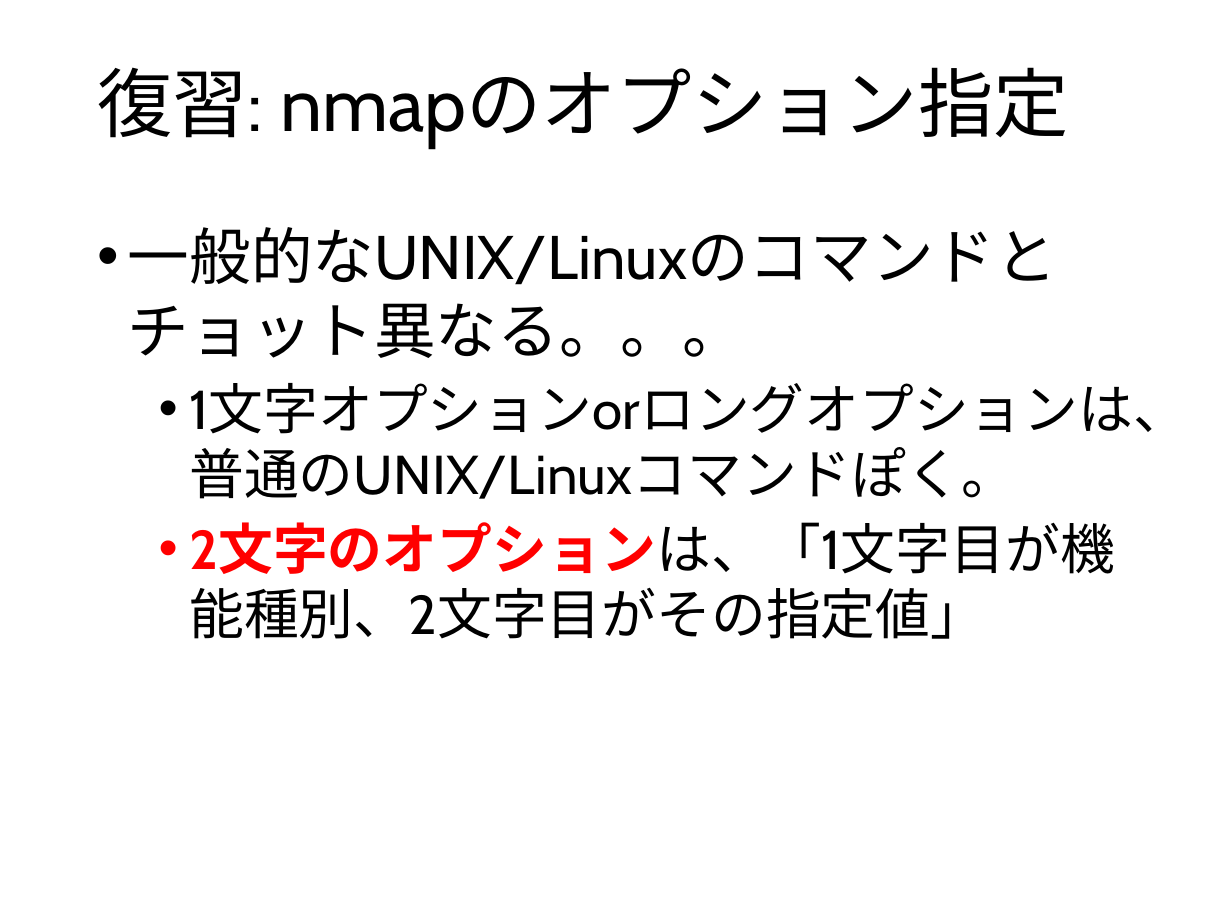
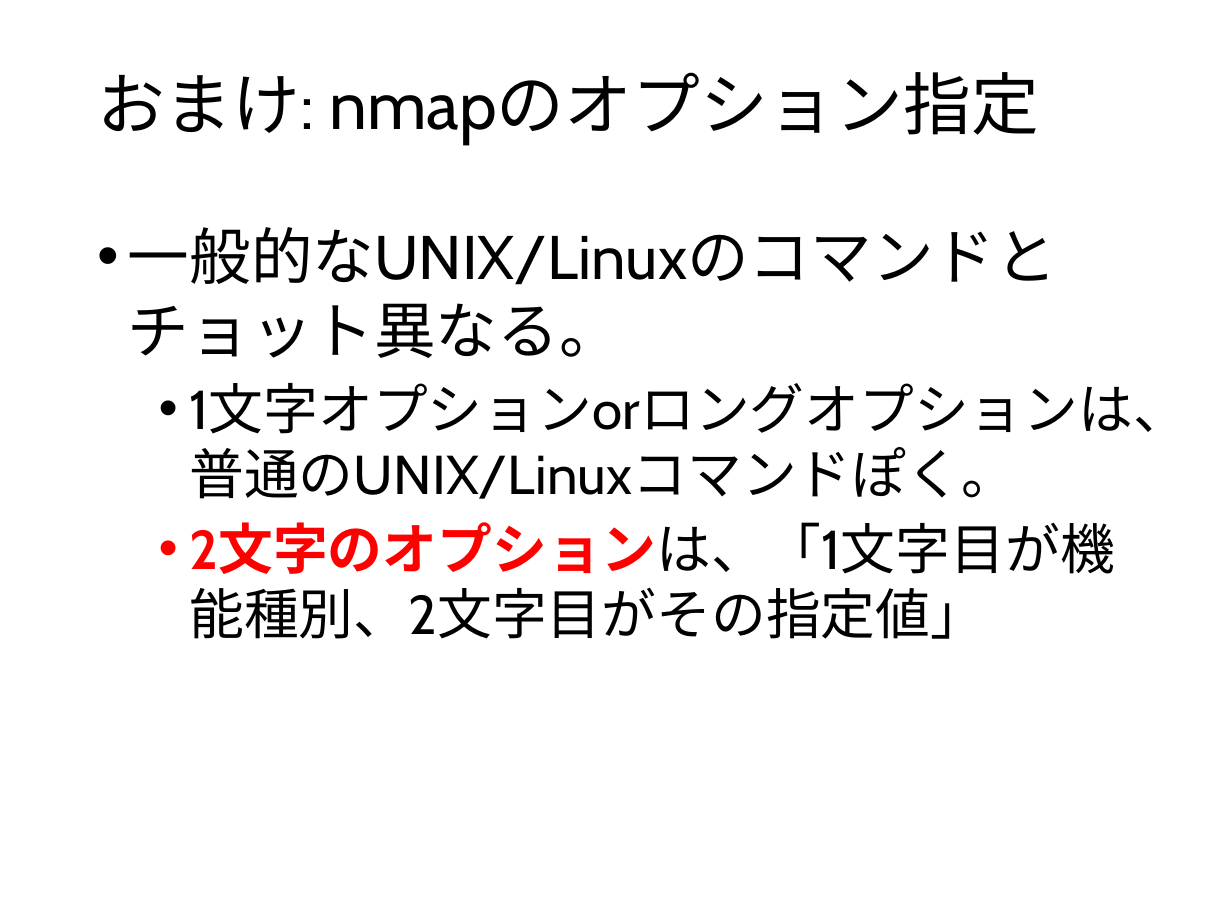
Before and after one commit to ozuma/sumida_sec, a slide deck: slide 9 of 2015-no.2/ppt/00_ozuma.pptx (slide 6 before the commit). Drawn at 1232x924 pixels with LibreOffice and Linux fonts; fonts in the diff are those of the drawing. Boxes give left, top, right and bottom in pixels: in the first picture for what was removed or moved away, otherwise in the second. Text is boxed around its words. In the diff, an @@ line names an element or a change of style, - is before the commit and + after.

```diff
--- a/2015-no.2/ppt/00_ozuma.pptx
+++ b/2015-no.2/ppt/00_ozuma.pptx
@@ title at [97, 72, 1039, 144]: text changed; size 44 to 39.6 pt @@
-復習: nmapのオプション指定
+おまけ: nmapのオプション指定
@@ text at [128, 227, 1057, 358]: text changed @@
-• 一般的なUNIX/Linuxのコマンドとチョット異なる。。。
+• 一般的なUNIX/Linuxのコマンドとチョット異なる。
```
Also in this commit, not shown: 3 other slides changed, 2 other files.
